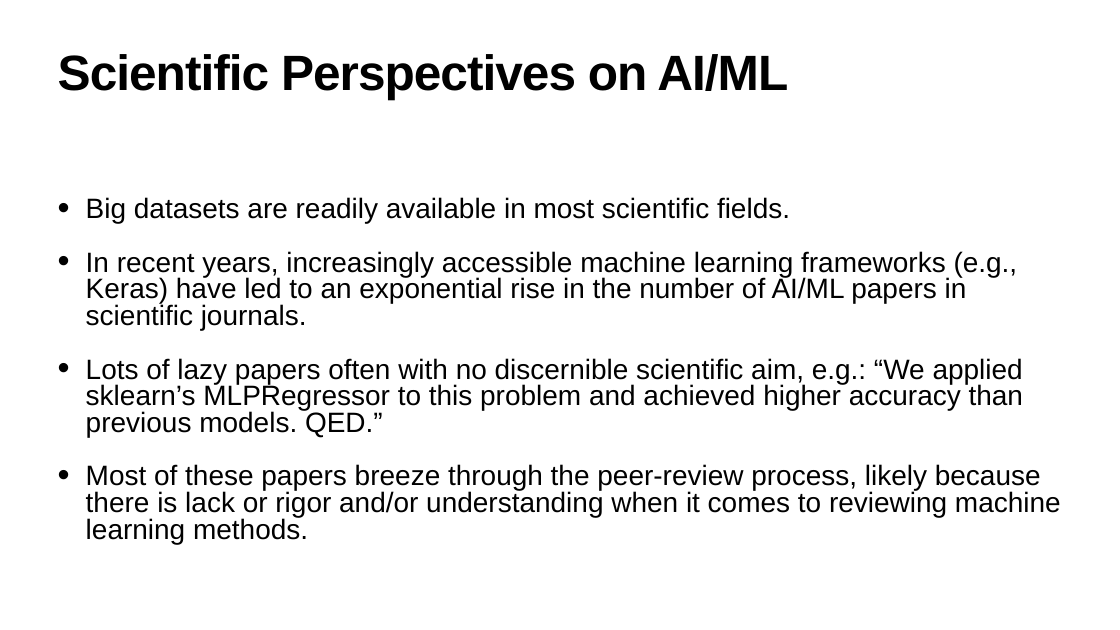
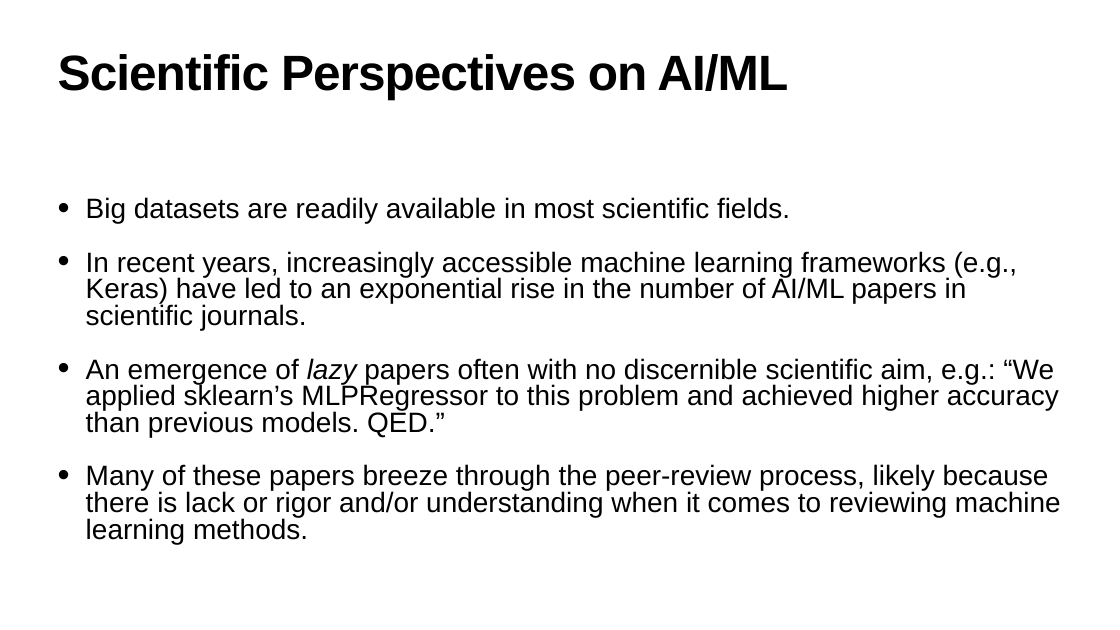
Before and after one commit to hanveiga/amld-2021-repML, a slide deck: slide 6 of slides/03_Reproducible_Scientific_ML.pptx. Drawn at 1120x630 pixels with LibreOffice and Linux fonts; fonts in the diff are those of the drawing. Boxes give left, top, right and bottom in pixels: in the first picture for what was removed or moved away, otherwise in the second. Text is boxed around its words. In the diff, an @@ line names an element or a change of style, - is before the commit and + after.

```diff
--- a/slides/03_Reproducible_Scientific_ML.pptx
+++ b/slides/03_Reproducible_Scientific_ML.pptx
@@ text at [86,358,1061,544]: text changed @@
-• Lots of lazy papers often with no discernible scientific aim, e.g.: “We applied sklearn’s MLPRegressor to this problem and achieved higher accuracy than previous models. QED.”
-• Most of these papers breeze through the peer-review process, likely because there is lack or rigor and/or understanding when it comes to reviewing machine learning methods.
+• An emergence of lazy papers often with no discernible scientific aim, e.g.: “We applied sklearn’s MLPRegressor to this problem and achieved higher accuracy than previous models. QED.”
+• Many of these papers breeze through the peer-review process, likely because there is lack or rigor and/or understanding when it comes to reviewing machine learning methods.
```
Also in this commit, not shown: 4 other slides changed, 5 slides added.
